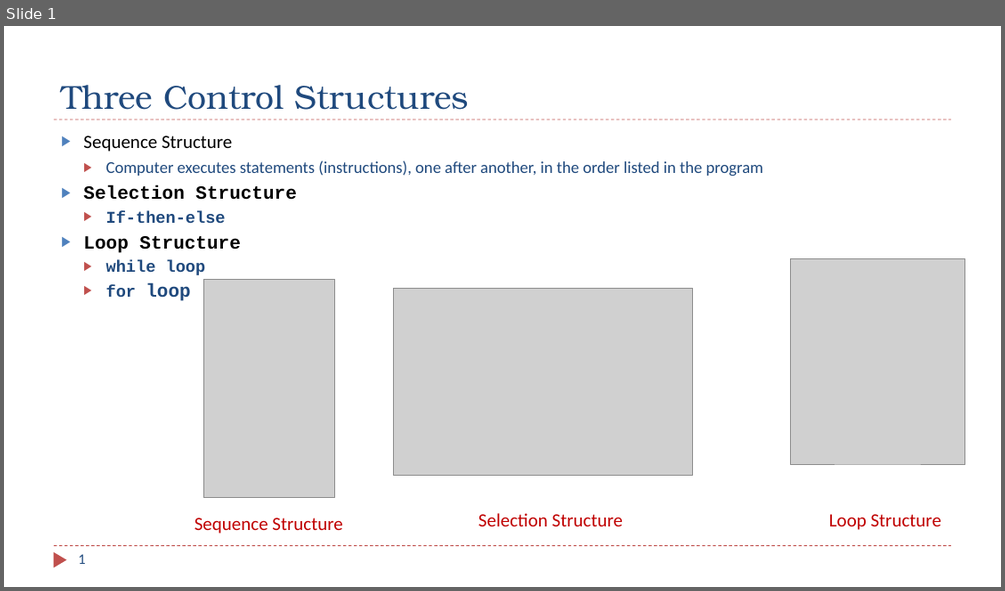
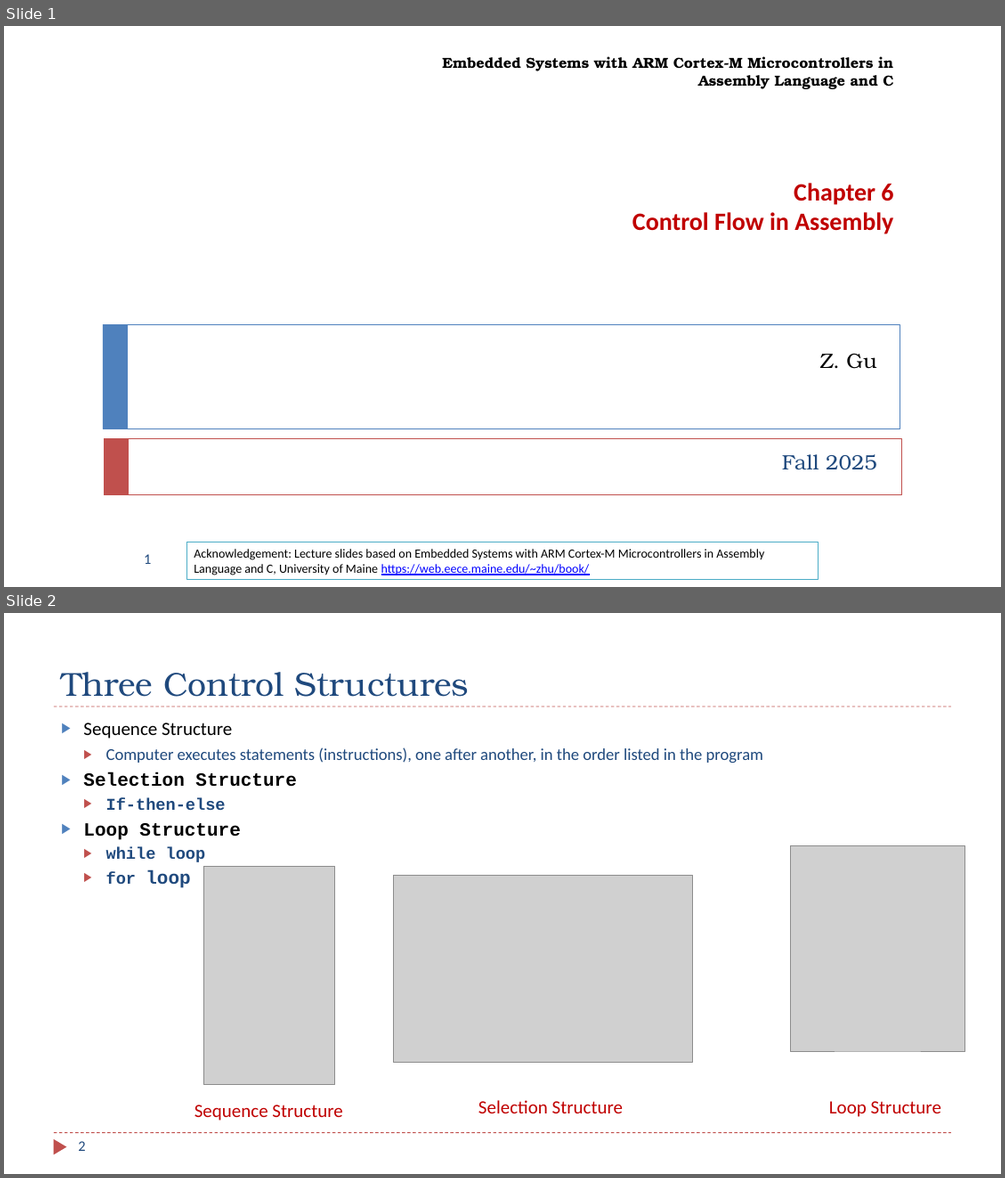
Before and after one commit to guhofstra/CSC111Fa25, a slide deck: PPTs/Ch6_ARM_Control_Flow.pptx. Shown one above the other, each under a label of ours: slide 1 before the commit, slides 1 and 2 after it. The pictures are 1005x591 and 1005x1178 pixels, drawn with LibreOffice and Linux fonts; fonts in the diff are those of the drawing; grey boxes stand for pictures. Boxes give left, top, right and bottom in pixels: in the first picture for what was removed or moved away, otherwise in the second. Text is boxed around its words. In the diff, an @@ line names an element or a change of style, - is before the commit and + after.

```diff
--- a/PPTs/Ch6_ARM_Control_Flow.pptx
+++ b/PPTs/Ch6_ARM_Control_Flow.pptx
@@ slide 1 added at bbox=[4, 26, 1001, 587], background #FFFFFF @@
@@ text added at bbox=[442, 56, 893, 89], 14 pt, text #000000, bold @@
+Embedded Systems with ARM Cortex-M Microcontrollers in Assembly Language and C
@@ text added at bbox=[632, 183, 893, 234], 24 pt, text #C00000, bold @@
+Chapter 6
+Control Flow in Assembly
@@ rectangle added at bbox=[103, 324, 900, 429], outline #4F81BD 0.5 pt @@
@@ rectangle added at bbox=[103, 324, 128, 429], fill #4F81BD @@
@@ title added at bbox=[820, 354, 877, 369], 20 pt, text #000000 @@
+Z. Gu
@@ rectangle added at bbox=[104, 439, 901, 495], outline #C0504D 0.5 pt @@
@@ rectangle added at bbox=[104, 439, 128, 495], fill #C0504D @@
@@ subtitle added at bbox=[782, 454, 877, 470], 20 pt, text #1F497D @@
+Fall 2025
@@ page number added at bbox=[144, 554, 151, 564], 14 pt, text #1F497D @@
+1
@@ rectangle added at bbox=[186, 542, 818, 580], fill #FFFFFF, outline #4BACC6 0.75 pt, 12 pt, text #000000 @@
+Acknowledgement: Lecture slides based on Embedded Systems with ARM Cortex-M Microcontrollers in Assembly Language and C, University of Maine https://web.eece.maine.edu/~zhu/book/
@@ what was slide 1 is now slide 2 @@
@@ page number at bbox=[78, 1141, 85, 1151]: text changed @@
-1
+2
```
Also in this commit, not shown: 5 slides changed, 6 other files.
